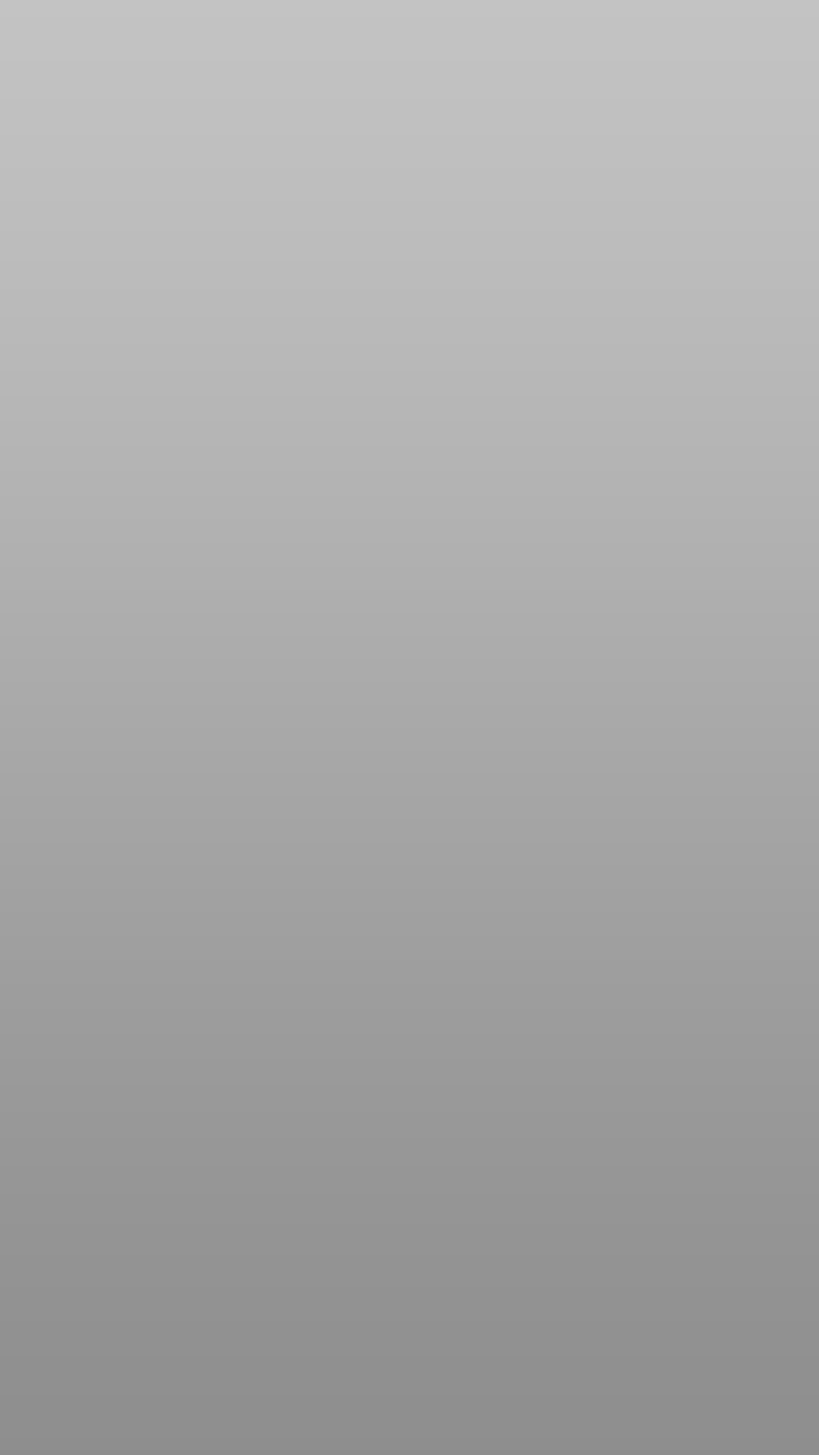
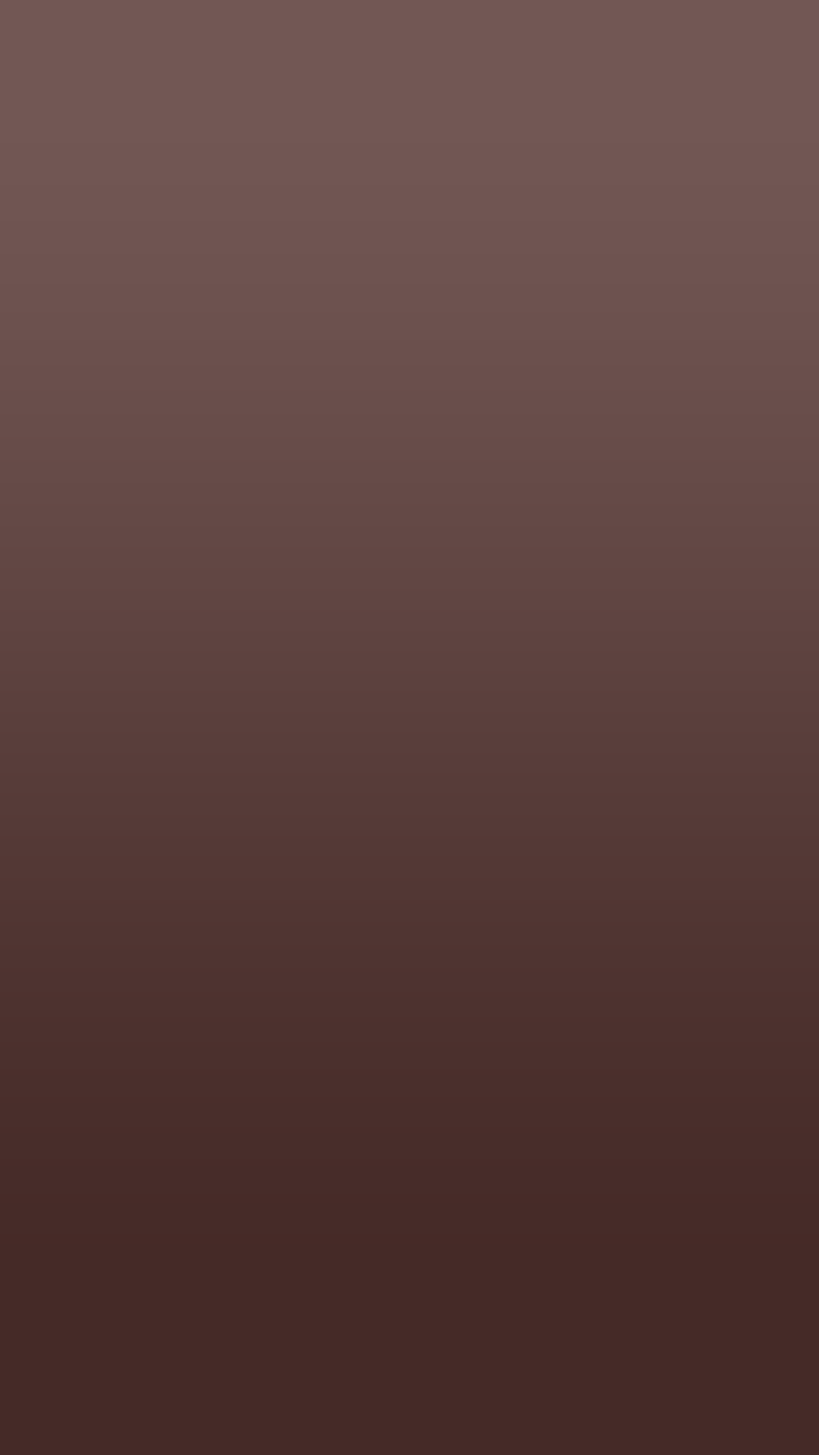
Layered file, before and after one edit (819x1455). Changes by layer:
pixels changed over [0, 0, 819, 1455] (layer not identified)
